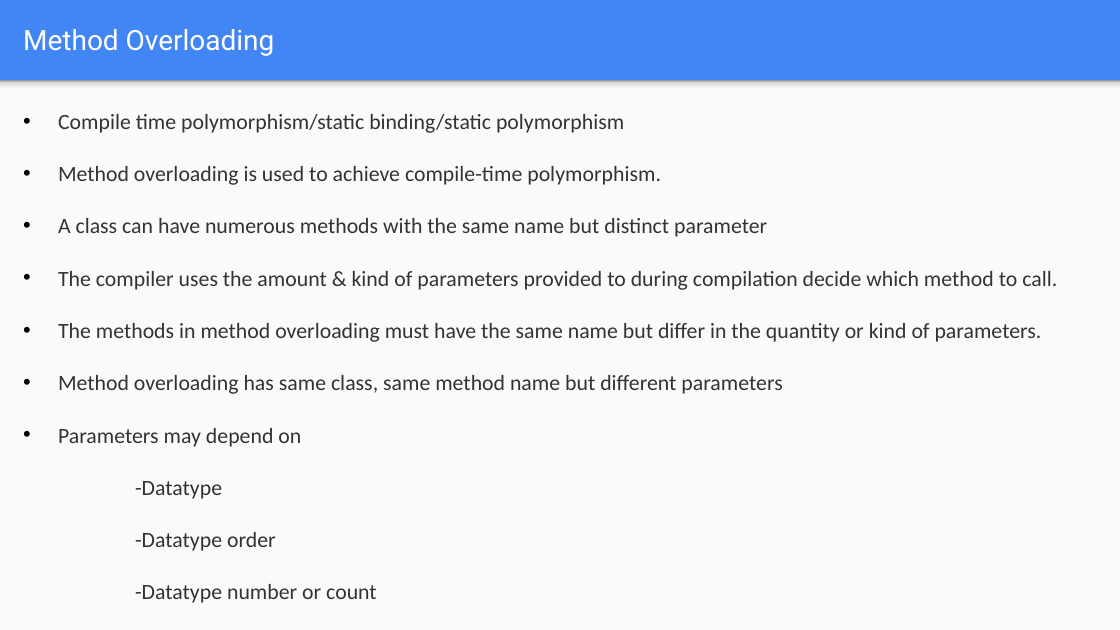
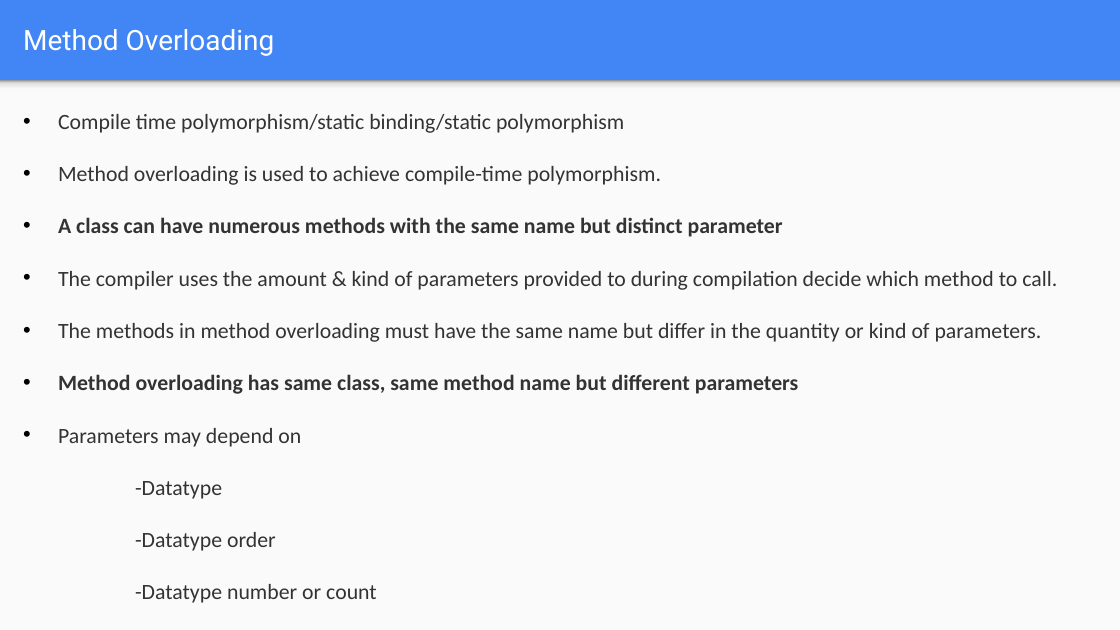
Before and after one commit to subbaramt99/Repo_one, a slide deck: slide 3 of My docs/Core Java/Day 6-Polymorphism.pptx (slide 4 before the commit). Drawn at 1120x630 pixels with LibreOffice and Linux fonts; fonts in the diff are those of the drawing. Boxes give left, top, right and bottom in pixels: in the first picture for what was removed or moved away, otherwise in the second. Text is boxed around its words. In the diff, an @@ line names an element or a change of style, - is before the commit and + after.

```diff
--- a/My docs/Core Java/Day 6-Polymorphism.pptx
+++ b/My docs/Core Java/Day 6-Polymorphism.pptx
@@ text at (58,217,799,394): bold on in "A class can have numerous methods with ...", "Method overloading has same class, same method ..." @@
```
Also in this commit, not shown: 1 slide removed, 49 other files.
